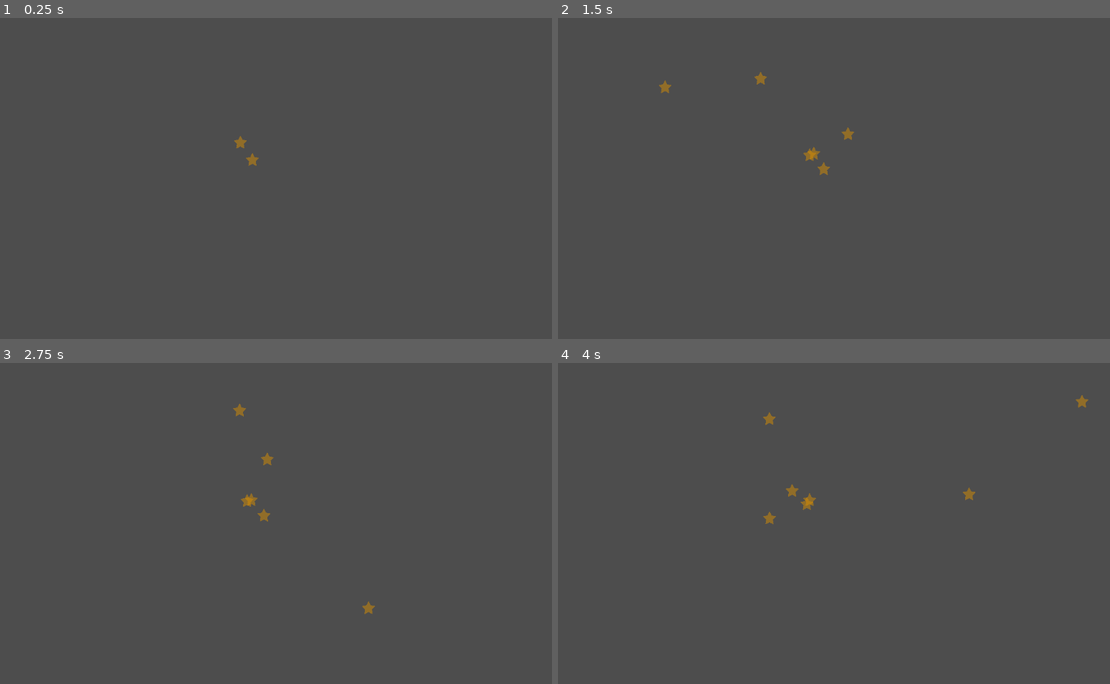
Above: before the commit, frames 1-4 (two rows, left to right).
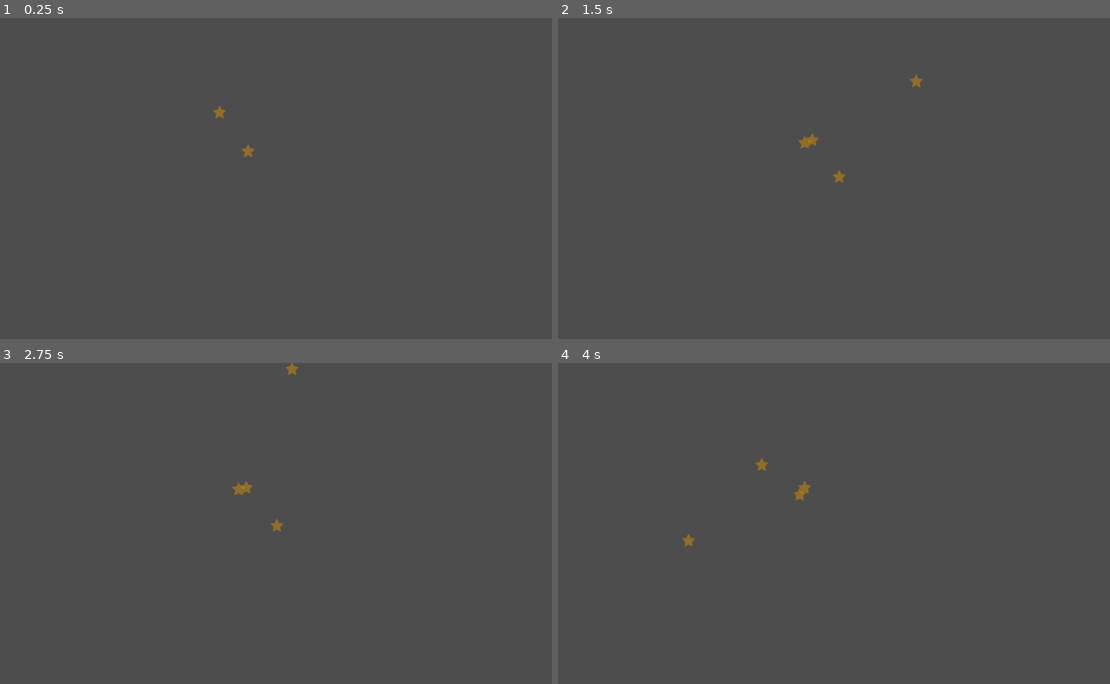
Above: after the commit, the same moments.

Repository: beatrizmota-pixel/PRDM
Game: Godot game, scene res://Atividade_21/particle_systems.tscn
Same seed, same stepped clock (60 frames per second), same inputs: the game is played once before the commit and once after it. This scene is started directly instead of the project's main scene.
Inputs:
- Up to frame 1 (0.25 s): no input
- Up to frame 2 (1.5 s): no input
- Up to frame 3 (2.75 s): no input
- Up to frame 4 (4 s): no input

The runs differ from the first frame. In frame 1, 0.2% of the frame differs, in the area x 38-47%, y 27-47%; in frame 2, 0.4%; in frame 3, 0.4%; in frame 4, 0.5%, in the area x 22-97%, y 10-58%.

Commit message:
Update particle_systems.tscn

Diff:
--- a/Atividades/Atividade_21/particle_systems.tscn
+++ b/Atividades/Atividade_21/particle_systems.tscn
@@ -4,13 +4,13 @@
 
 [sub_resource type="Curve" id="Curve_f46hw"]
 _limits = [-200.0, 200.0, 0.0, 1.0]
-_data = [Vector2(0, 11.236), 0.0, 0.0, 0, 0, Vector2(1, 200), 560.0, 0.0, 0, 0]
+_data = [Vector2(0, 11.236), 0.0, 188.764, 0, 1, Vector2(1, 200), 188.764, 0.0, 1, 0]
 point_count = 2
 
 [node name="ParticleSystems" type="Node2D"]
 
 [node name="CPUParticles2D" type="CPUParticles2D" parent="."]
-position = Vector2(506, 276)
+position = Vector2(496, 251)
 texture = ExtResource("1_f46hw")
 emission_shape = 1
 emission_sphere_radius = 1.0
